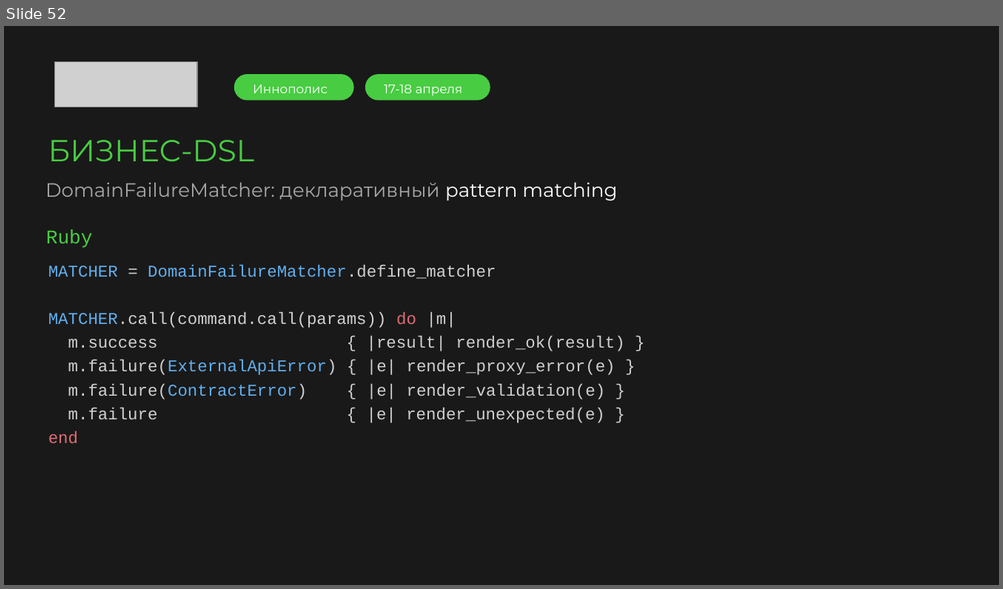
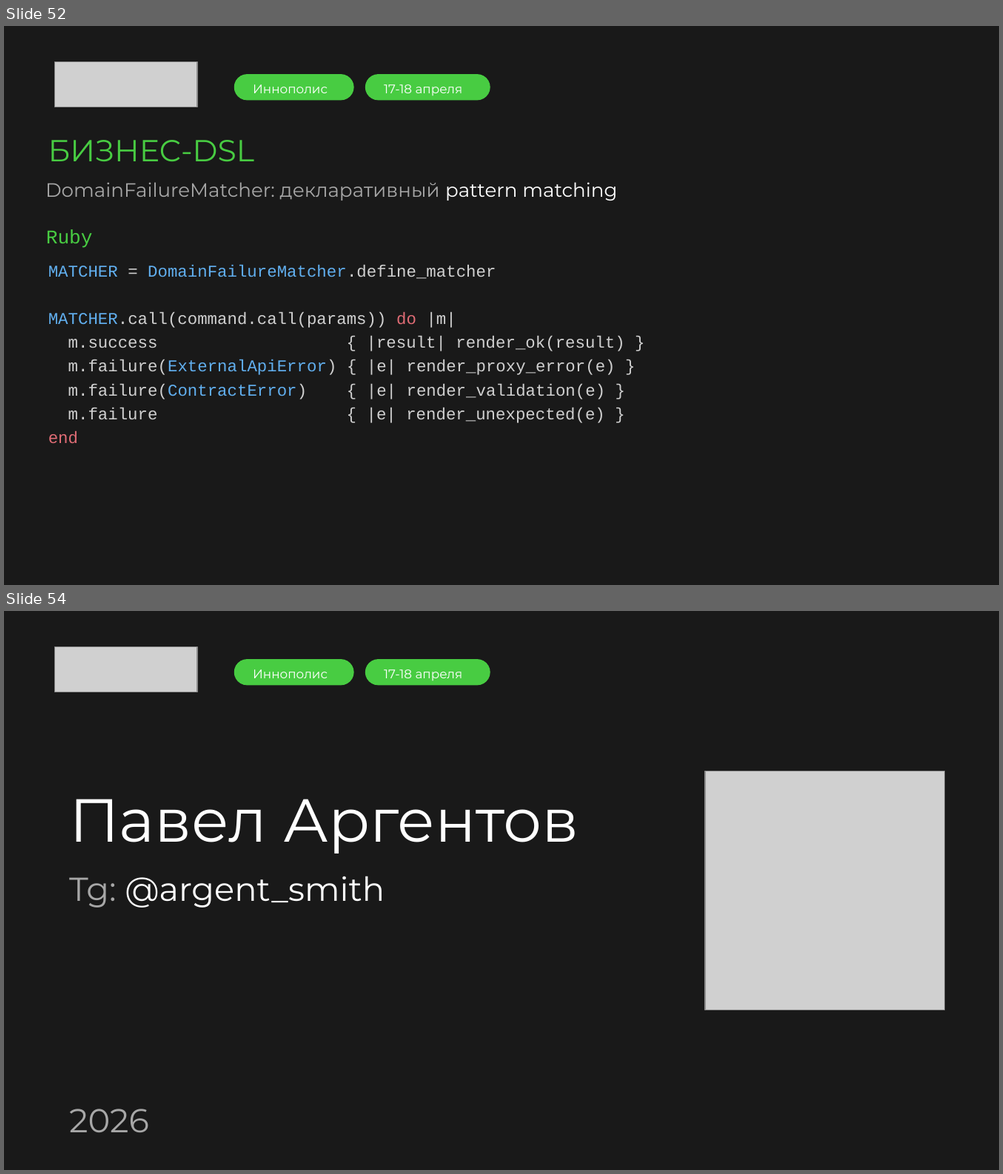
Before and after one commit to argent-smith/presentations, a slide deck: FP_Talk_2026/merge/presentation.pptx. Shown one above the other, each under a label of ours: slide 52 before the commit, slides 52 and 54 after it; the slides between them are not shown. The pictures are 1003x589 and 1003x1174 pixels, drawn with LibreOffice and Linux fonts; fonts in the diff are those of the drawing; grey boxes stand for pictures; background and template pictures are left out. Boxes give left, top, right and bottom in pixels: in the first picture for what was removed or moved away, otherwise in the second. Text is boxed around its words. In the diff, an @@ line names an element or a change of style, - is before the commit and + after.

```diff
--- a/FP_Talk_2026/merge/presentation.pptx
+++ b/FP_Talk_2026/merge/presentation.pptx
@@ slide 54 added at [4, 611, 999, 1170], background picture (left out) @@
@@ picture added at [55, 647, 197, 692] @@
@@ rounded rectangle added at [233, 659, 353, 684], fill #48CC42 @@
@@ text added at [253, 669, 327, 678], 9 pt, text #FFFFFF @@
+Иннополис
@@ rounded rectangle added at [365, 659, 490, 684], fill #48CC42 @@
@@ text added at [384, 669, 463, 681], 9 pt, text #FFFFFF @@
+17-18 апреля
@@ picture added at [706, 771, 945, 1011] @@
@@ text added at [69, 799, 579, 854], 44 pt, text #FFFFFF @@
+Павел Аргентов
@@ text added at [69, 876, 384, 908], 24 pt, text #FFFFFF @@
+Tg: @argent_smith
@@ text added at [69, 1109, 149, 1133], 24 pt, text #A7A7A7 @@
+2026
```
Also in this commit, not shown: 1 slide changed, 1 other slide added, 1 other file.
